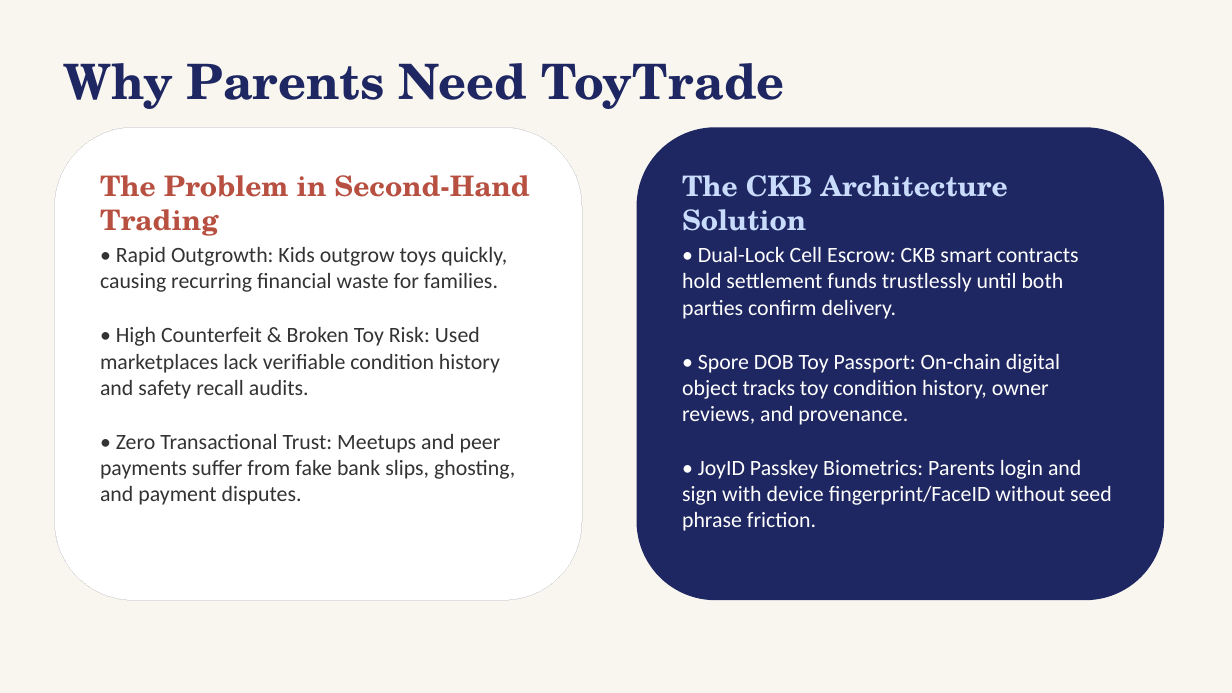
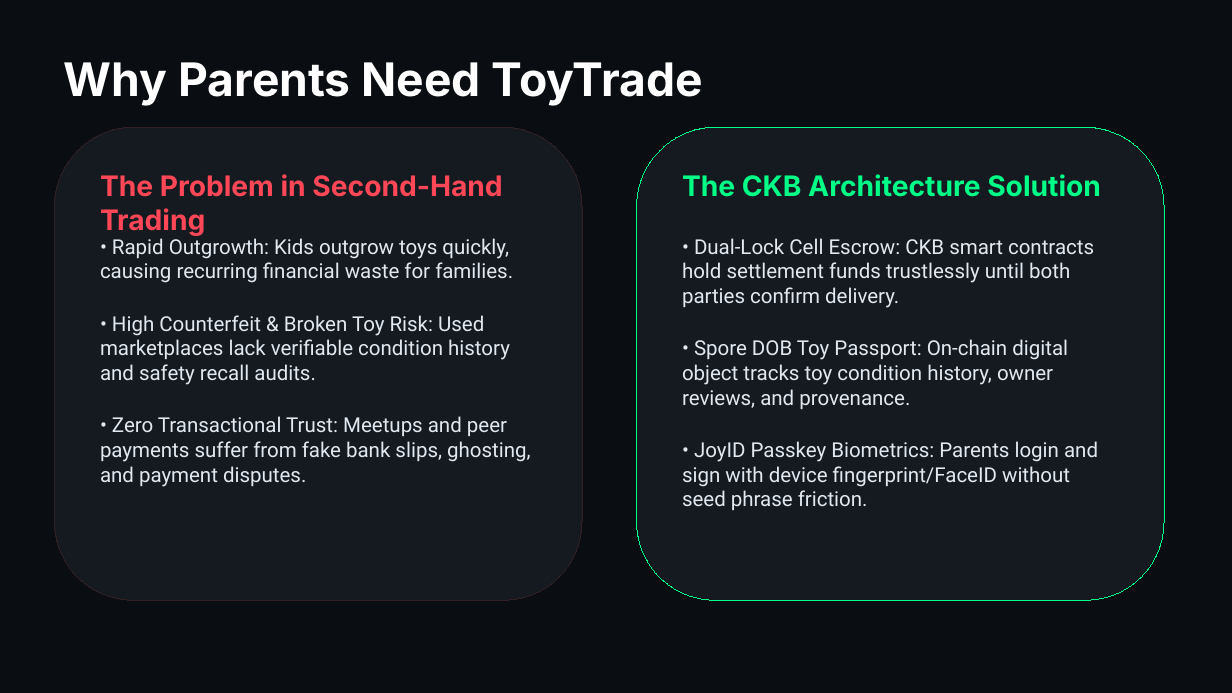
Before and after one commit to nghiadang391/Toy_trading_platform, a slide deck: slide 2 of toytrade_pitch.pptx. Drawn at 1232x693 pixels with LibreOffice and Linux fonts; fonts in the diff are those of the drawing. Boxes give left, top, right and bottom in pixels: in the first picture for what was removed or moved away, otherwise in the second. Text is boxed around its words. In the diff, an @@ line names an element or a change of style, - is before the commit and + after.

Commit message:
style: align pitch deck with signature ToyTrade dark and neon mint green palette

```diff
--- a/toytrade_pitch.pptx
+++ b/toytrade_pitch.pptx
@@ background #F9F6F0 to #0A0E12 @@
@@ text "Why Parents Need ToyTrade" at (x1=64, y1=62, x2=703, y2=106): size 38 to 36 pt, font TeX Gyre Schola to Inter, text colour #1E2761 to #FFFFFF @@
@@ rounded rectangle at (x1=55, y1=128, x2=582, y2=601): fill #FFFFFF to #141A20; outline #E0E0E0 0.75 pt to #332024 0.75 pt @@
@@ rounded rectangle at (x1=637, y1=128, x2=1165, y2=601): fill #1E2761 to #141A20; outline none to #00FF87 0.75 pt @@
@@ text "The Problem in Second-Hand Trading" at (x1=100, y1=174, x2=502, y2=236): font TeX Gyre Schola to Inter, text colour #B85042 to #FF4757 @@
@@ text "The CKB Architecture Solution" at (x1=682, y1=174, x2=1101, y2=197): font TeX Gyre Schola to Inter, text colour #CADCFC to #00FF87 @@
@@ text "• Rapid Outgrowth: Kids outgrow ..." moved from (x1=100, y1=247, x2=515, y2=505) to (x1=100, y1=235, x2=530, y2=487) @@
@@ text "• Rapid Outgrowth: Kids outgrow ..." at (x1=100, y1=235, x2=530, y2=487): size 17 to 16 pt, font Calibri to Roboto, text colour #333333 to #E2E8F0 @@
@@ text "• Dual-Lock Cell Escrow: CKB ..." moved from (x1=682, y1=247, x2=1112, y2=531) to (x1=682, y1=238, x2=1098, y2=510) @@
@@ text "• Dual-Lock Cell Escrow: CKB ..." at (x1=682, y1=238, x2=1098, y2=510): size 17 to 16 pt, font Calibri to Roboto, text colour #FFFFFF to #E2E8F0 @@
```
Also in this commit, not shown: 6 other slides changed, 1 other file.
